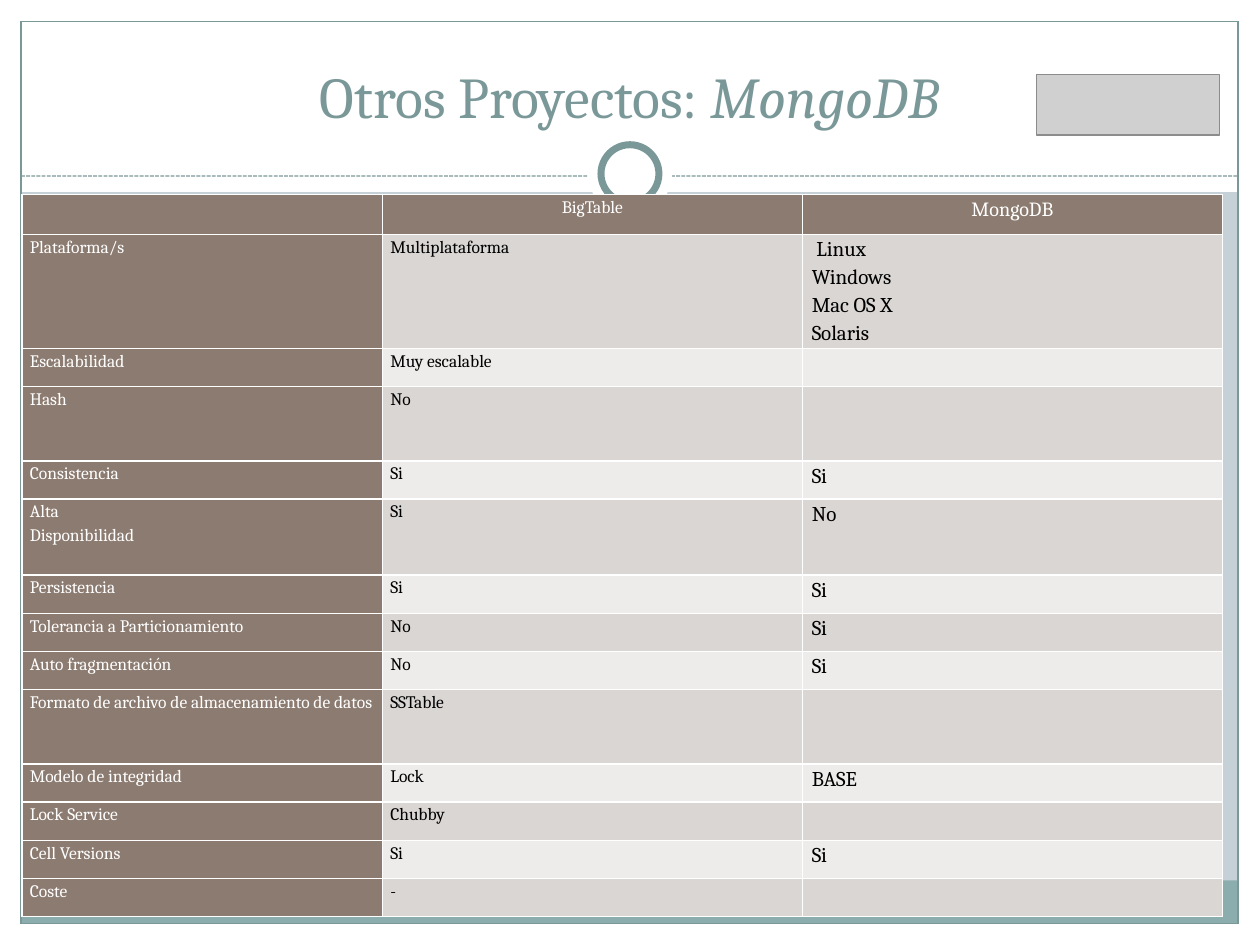
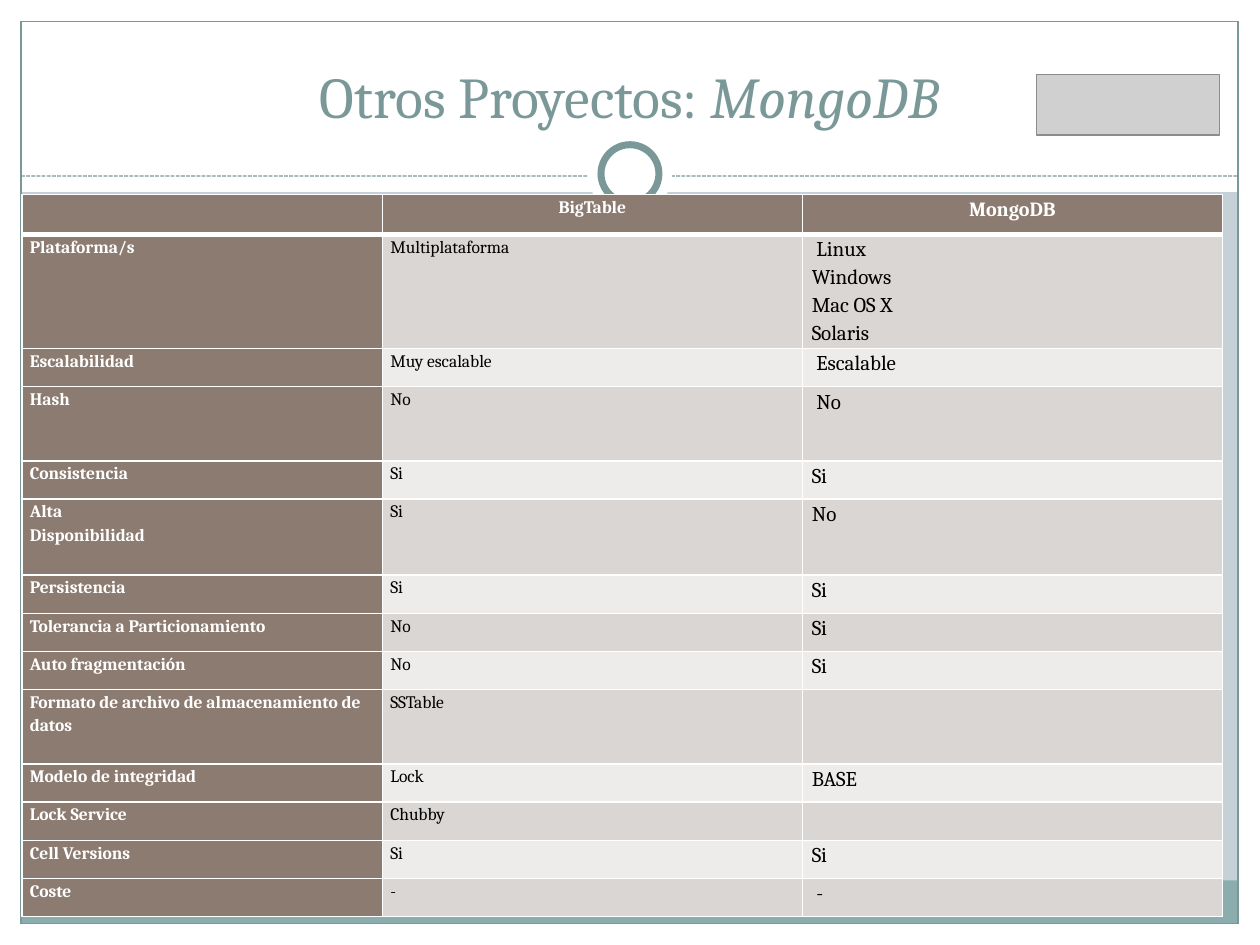
Before and after one commit to Transistores-de-silicio/Trabajo-MABD, a slide deck: slide 39 of BigTable.pptx (slide 38 before the commit). Drawn at 1260x945 pixels with LibreOffice and Linux fonts; fonts in the diff are those of the drawing; grey boxes stand for pictures. Boxes give left, top, right and bottom in pixels: in the first picture for what was removed or moved away, otherwise in the second. Text is boxed around its words. In the diff, an @@ line names an element or a change of style, - is before the commit and + after.

```diff
--- a/BigTable.pptx
+++ b/BigTable.pptx
@@ table at [21, 195, 1221, 920] @@
-row 3, column 3: 
+row 3, column 3: Escalable
-row 4, column 3: 
+row 4, column 3: No
-row 14, column 3: 
+row 14, column 3: -
@@ bold on in "BigTable", "MongoDB", "Plataforma/s", "Escalabilidad" and 12 more places @@
```
Also in this commit, not shown: 14 other slides changed, 1 slide added, 2 other files.
